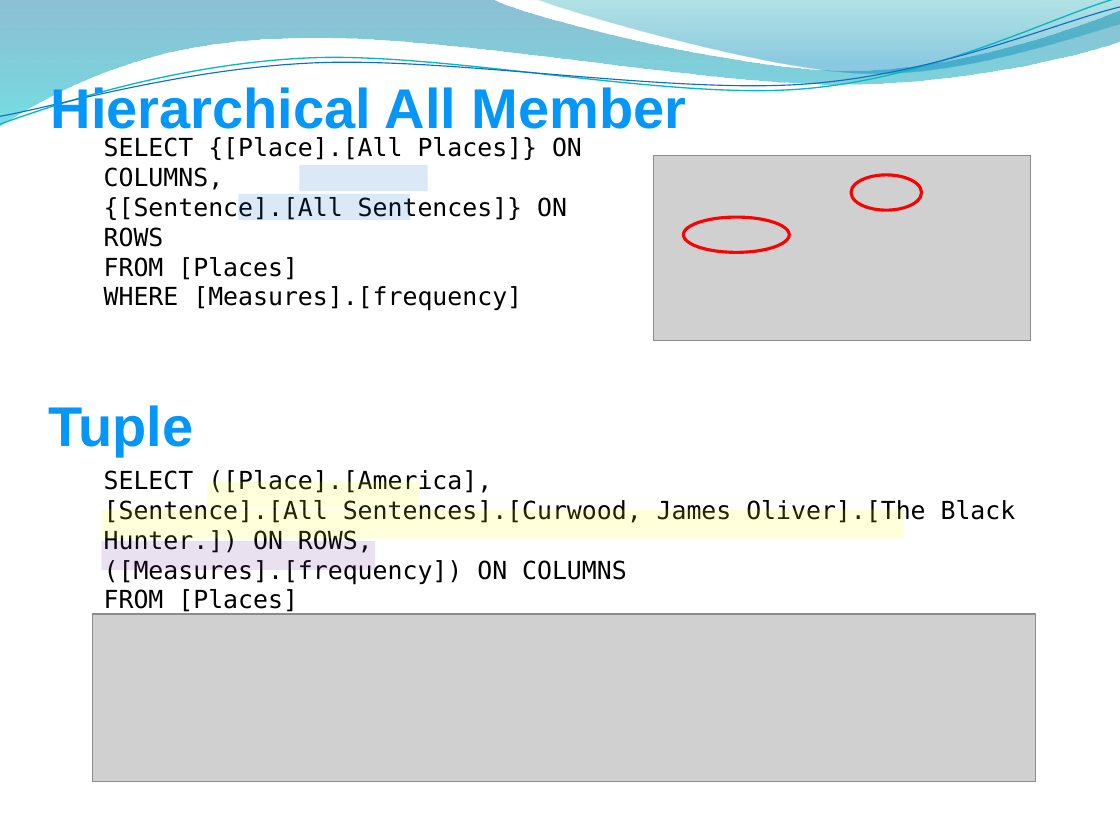
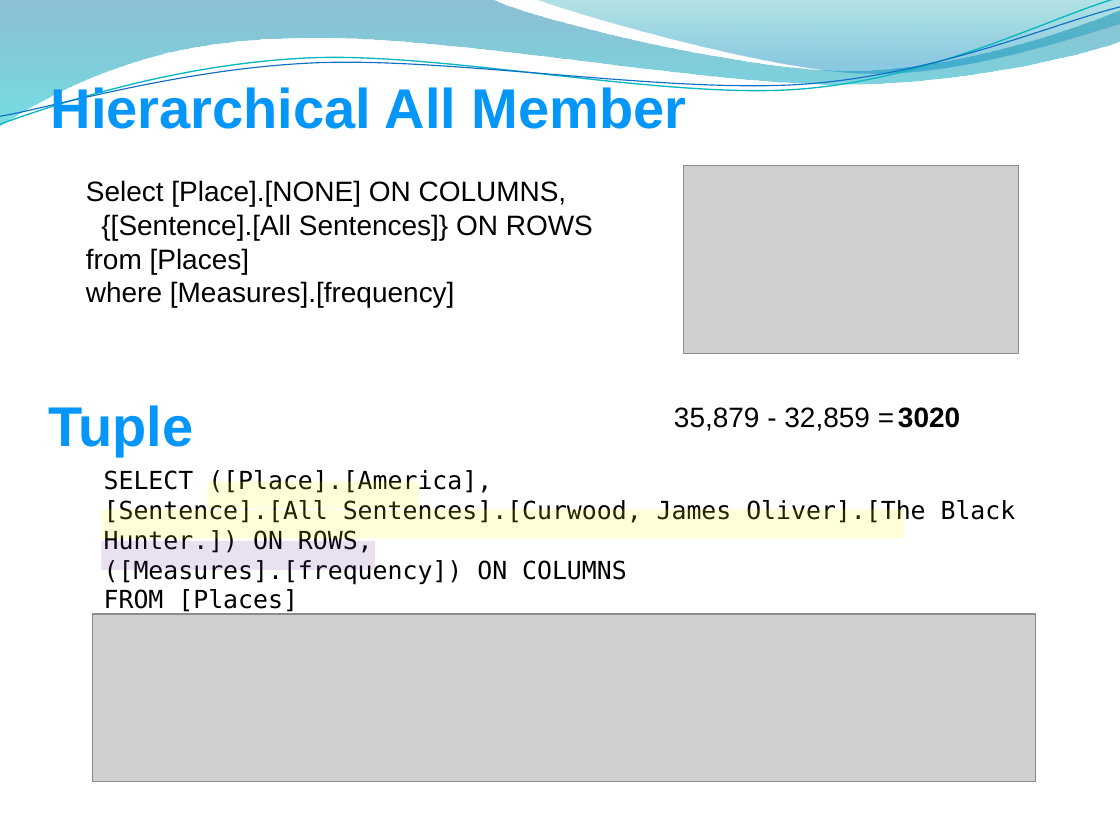
Before and after one commit to edvelezg/unb-dw, a slide deck: slide 29 of project/Presentation/Datawarehousing.pptm (slide 28 before the commit). Drawn at 1120x840 pixels with LibreOffice and Linux fonts; fonts in the diff are those of the drawing; grey boxes stand for pictures; background and template pictures are left out. Boxes give left, top, right and bottom in pixels: in the first picture for what was removed or moved away, otherwise in the second. Text is boxed around its words. In the diff, an @@ line names an element or a change of style, - is before the commit and + after.

```diff
--- a/project/Presentation/Datawarehousing.pptm
+++ b/project/Presentation/Datawarehousing.pptm
@@ rectangle added at bbox=[39, 138, 1071, 384], fill #FFFFFF @@
@@ text "Select [Place].[NONE] ON COLUMNS,": place and size @@
-text "Select [Place].[NONE] ON COLUMNS," at bbox=[104, 137, 582, 311]
+text "Select [Place].[NONE] ON COLUMNS," at bbox=[86, 180, 593, 307]
@@ text "Select [Place].[NONE] ON COLUMNS," at bbox=[86, 180, 593, 307]: vertical alignment middle to top @@
@@ rectangle removed at bbox=[299, 165, 428, 192] @@
@@ picture: place and size @@
-picture at bbox=[653, 156, 1030, 340]
+picture at bbox=[683, 166, 1018, 354]
@@ ellipse removed at bbox=[851, 175, 922, 209] @@
@@ text at bbox=[86, 180, 567, 207]: text changed; size 16 to 18 pt; font DejaVu Sans Mono to Arial @@
-SELECT {[Place].[All Places]} ON COLUMNS,
+Select [Place].[NONE] ON COLUMNS,
@@ rectangle removed at bbox=[239, 194, 410, 221] @@
@@ text at bbox=[101, 214, 593, 240]: size 16 to 18 pt, font DejaVu Sans Mono to Arial in "{[Sentence].[All Sentences]} ON ROWS" @@
@@ ellipse removed at bbox=[683, 217, 788, 252] @@
@@ text at bbox=[86, 248, 455, 307]: text changed; size 16 to 18 pt; font DejaVu Sans Mono to Arial @@
-FROM [Places]
-WHERE [Measures].[frequency]
+from [Places]
+where [Measures].[frequency]
@@ text added at bbox=[674, 407, 960, 431], 18 pt, text #000000 @@
+35,879 - 32,859 = 3020
```
Also in this commit, not shown: 3 other slides changed, 2 slides added, 1 other file.
